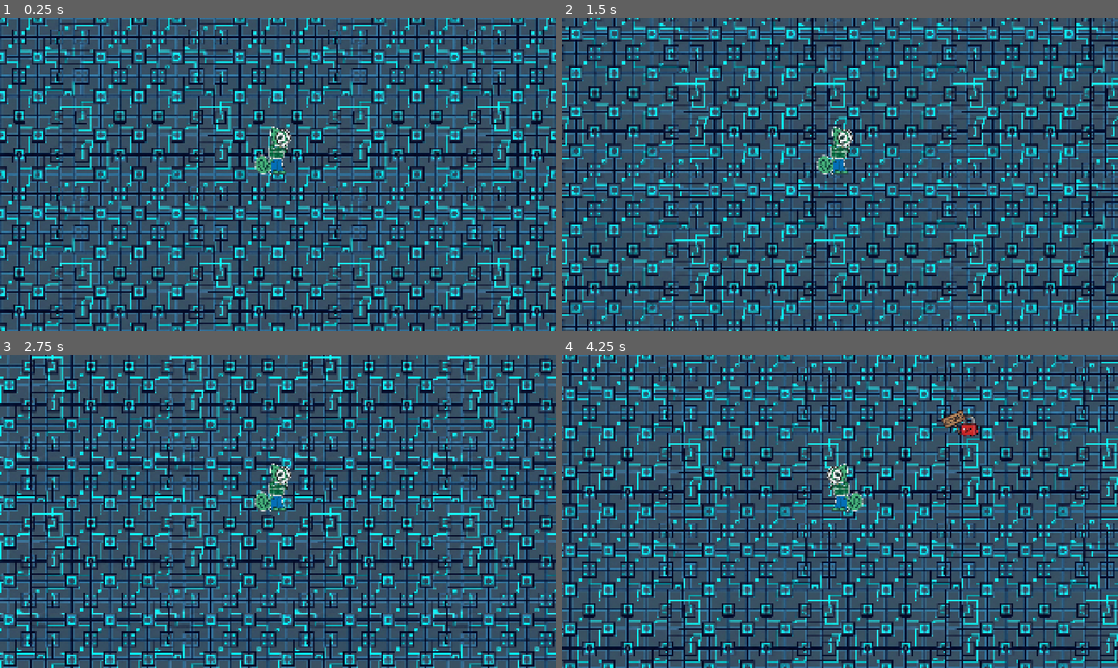
Above: before the commit, frames 1-4 (two rows, left to right).
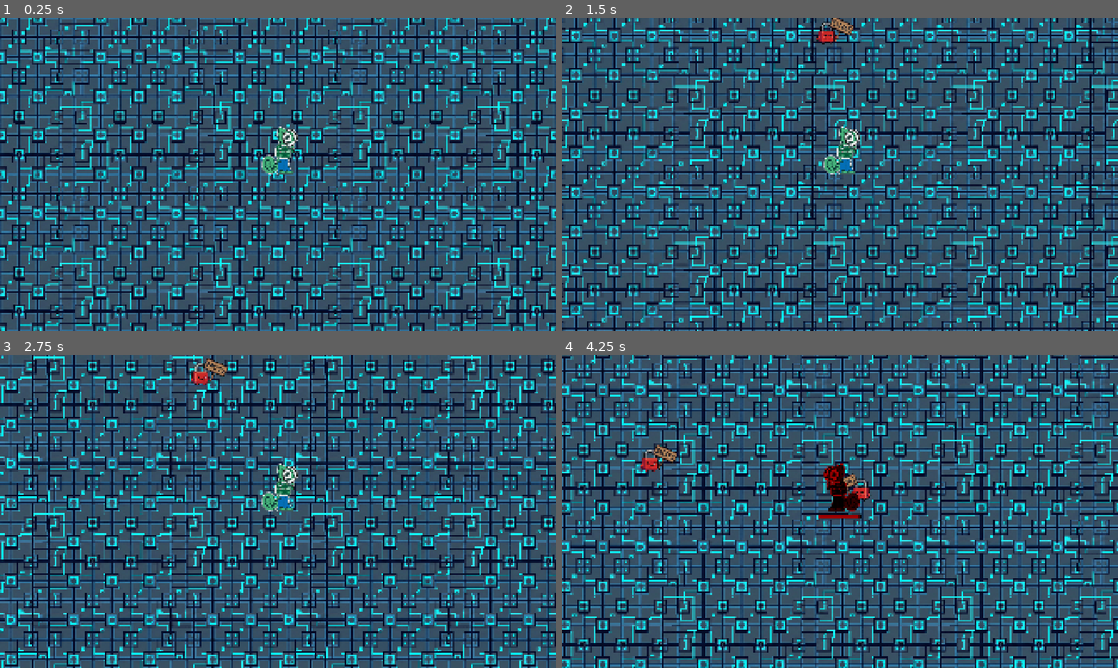
Above: after the commit, the same moments.

Repository: jcronenberg/hackweek-survivor
Game: Godot game, scene res://src/game.tscn
The game is run twice, just before and just after one commit, with the same random seed, the same clock (stepped at 60 frames per second) and the same inputs.
Inputs:
- Up to frame 1 (0.25 s): no input
- Up to frame 2 (1.5 s): tap Enter at 0.5 s; hold Right (ui_right) 0.53-1.28 s; hold Down (ui_down) from 1.28 s (still down)
- Up to frame 3 (2.75 s): release Down (ui_down) at 2.03 s; hold Right (ui_right) from 2.03 s (still down)
- Up to frame 4 (4.25 s): release Right (ui_right) at 2.78 s; hold Up (ui_up) 2.78-3.53 s; hold Left (ui_left) from 3.53 s (still down)

The runs differ from the first frame. In frame 1, 0.7% of the frame differs, in the area x 45-54%, y 34-50%; in frame 2, 46%; in frame 3, 39%; in frame 4, 71%, in the area x 0-100%, y 0-100%.

Commit message:
Fix enemies sticking to top of player
The motion_mode = grounded causes it to think it is standing on ground when it
is touching the top of the player so when the ground/player moves it moves with it.

Diff:
--- a/src/enemy.gd
+++ b/src/enemy.gd
@@ -5,15 +5,16 @@
 @export var damage: int = 3
 
 
+func _ready() -> void:
+	motion_mode = CharacterBody2D.MOTION_MODE_FLOATING
+
+
 func _physics_process(delta: float) -> void:
 	move_to_player(delta)
 
 
 func move_to_player(_delta: float) -> void:
-	var player_pos: Vector2 = Global.get_player().position
-	var player_distance: float = position.distance_to(player_pos)
-	if player_distance <= 2:
-		return
+	var player_pos: Vector2 = Global.get_player().global_position
 	velocity = position.direction_to(player_pos).normalized() * speed
 
 	if velocity.x > 0: # right
--- a/src/game.gd
+++ b/src/game.gd
@@ -4,7 +4,7 @@
 const ENEMY_BOSS_SEGFAULT = preload("uid://cnfw626eys7b")
 
 @export var spawn_rate: float = 3.0
-var spawn_delta_time: float = 0.0
+var spawn_delta_time: float = 3.0
 
 
 func _physics_process(delta: float) -> void:
--- a/src/player.gd
+++ b/src/player.gd
@@ -13,16 +13,14 @@
 @onready var player_sprite: Sprite2D = $PlayerSprite
 
 
-func _process(_delta: float) -> void:
+func _move() -> void:
 	var direction = Vector2.ZERO # The player's movement vector.
 	if Input.is_action_pressed("ui_right"):
 		direction.x += 1
-		rotation_degrees = 0
-		scale.y = 1
+		player_sprite.flip_h = false
 	if Input.is_action_pressed("ui_left"):
 		direction.x -= 1
-		rotation_degrees = 180
-		scale.y = -1
+		player_sprite.flip_h = true
 	if Input.is_action_pressed("ui_down"):
 		direction.y += 1
 	if Input.is_action_pressed("ui_up"):
@@ -33,6 +31,7 @@
 
 
 func _physics_process(delta: float) -> void:
+	_move()
 	_show_damage(delta)
 	_calculate_damage(delta)
 
--- a/src/player.tscn
+++ b/src/player.tscn
@@ -31,16 +31,16 @@
 height = 116.0
 
 [node name="Player" type="CharacterBody2D"]
-physics_interpolation_mode = 2
+motion_mode = 1
 script = ExtResource("1_gmfve")
 
 [node name="PlayerSprite" type="Sprite2D" parent="."]
-position = Vector2(-16.999996, -82.25)
+position = Vector2(6.4000025, -82.399994)
 scale = Vector2(1.6, 1.6)
 texture = ExtResource("2_gmfve")
 
 [node name="PlayerCollision" type="CollisionShape2D" parent="."]
-position = Vector2(-25, -18)
+position = Vector2(-1.5999985, -18.149994)
 rotation = 1.5707964
 shape = SubResource("CapsuleShape2D_lowyb")
 
@@ -57,6 +57,7 @@
 show_percentage = false
 
 [node name="DamageArea" type="Area2D" parent="."]
+position = Vector2(23.400002, -0.1499939)
 
 [node name="CollisionShape2D" type="CollisionShape2D" parent="DamageArea"]
 position = Vector2(-25, -17)
